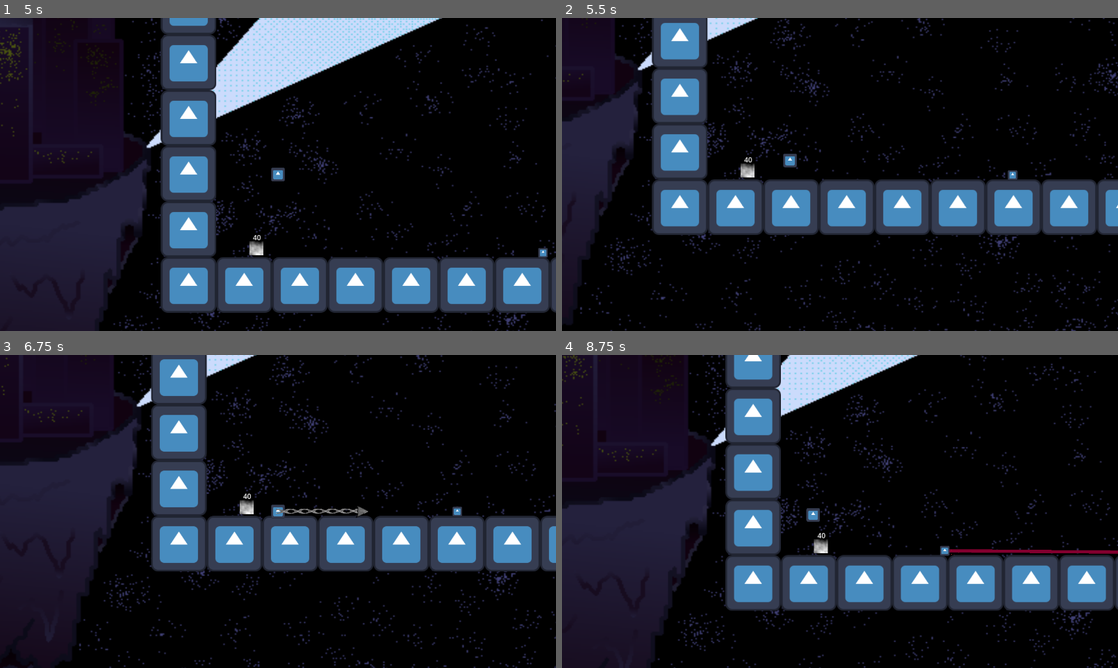
Above: before the commit, frames 1-4 (two rows, left to right).
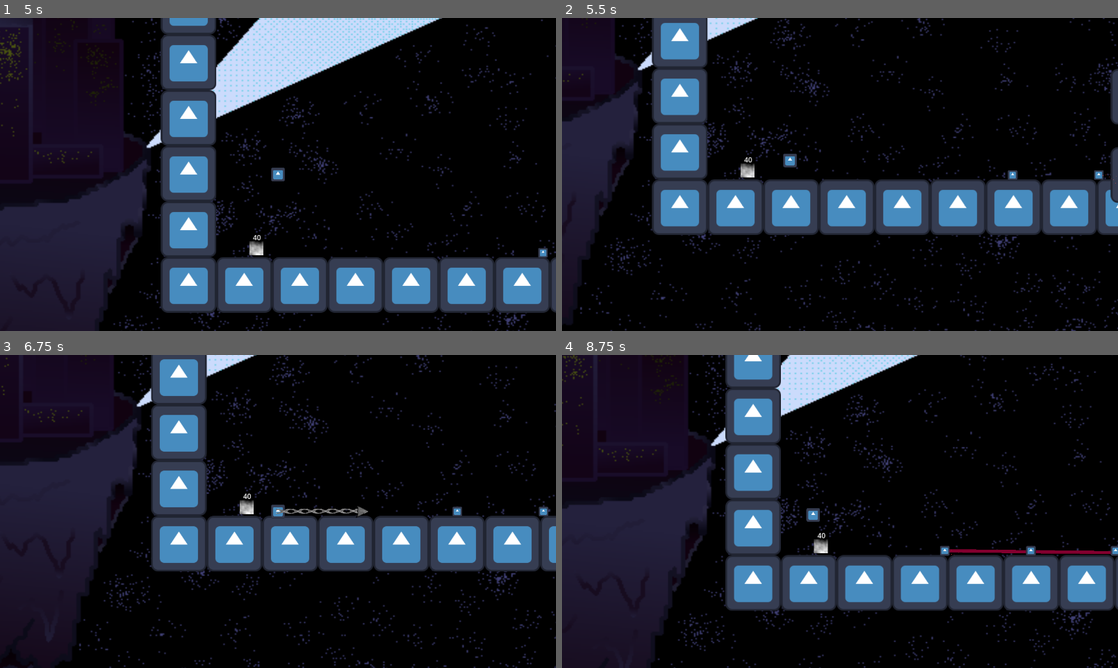
Above: after the commit, the same moments.

Repository: bsu-cs315/Dont-Catch-Your_Breath
Game: Godot game, scene res://menus/menu.tscn
Two runs of this game, one before a commit and one after it. Both use one fixed random seed, a clock stepped at 60 frames per second and the inputs below. The engine's default icon, where the game draws it, is replaced by a stand-in: a white triangle on a blue panel in a dark square.
Inputs (mouse positions are in pixels of both pictures, inside the frame that each line leads up to):
- Up to frame 1 (5 s): click "play" at 0.5 s; click "play" at 1.25 s; tap Enter at 2 s; move the mouse to (400, 158) at 2.02 s; hold Right (ui_right) 2.03-3.53 s; tap Up (jump) at 2.1, 2.27, 2.57, 3.02, 3.05, 3.32, 3.6, 4.52, 4.55, 4.82 s; click (400, 158) at 2.17 s; move the mouse to (166, 190) at 2.77 s; click (166, 190) at 2.85 s; move the mouse to (333, 105) at 3.52 s; hold Left (ui_left) 3.53-4.28 s; move the mouse to (250, 237) at 4.27 s; hold Right (ui_right) from 4.28 s (still down); click (250, 237) at 4.35 s
- Up to frame 2 (5.5 s): keep holding Right (ui_right); move the mouse to (1006, 221) at 5.02 s; tap Up (jump) at 5.1, 5.27 s
- Up to frame 3 (6.75 s): tap Up (jump) at 5.57, 6.02, 6.05, 6.32, 6.6 s; move the mouse to (111, 464) at 5.77 s; release Right (ui_right) at 5.78 s; hold Left (ui_left) 5.78-6.53 s; click (111, 464) at 5.85 s; move the mouse to (305, 511) at 6.52 s; hold Right (ui_right) from 6.53 s (still down); click (305, 511) at 6.67 s
- Up to frame 4 (8.75 s): move the mouse to (756, 433) at 7.27 s; release Right (ui_right) at 7.28 s; hold Left (ui_left) from 7.28 s (still down); click (756, 433) at 7.35 s; tap Up (jump) at 7.52, 7.55, 7.82, 8.1, 8.27, 8.57 s; move the mouse to (962, 495) at 8.02 s

Frame 1 is identical in both runs. In frame 2, 0.5% of the frame differs, in the area x 95-100%, y 16-60%; in frame 3, less than 0.1%; in frame 4, 0.2%.

Commit message:
Add phrogs with varied jumps and blufferflies

Diff:
--- /dev/null
+++ b/blufferfly.tscn
@@ -0,0 +1,20 @@
+[gd_scene load_steps=4 format=3 uid="uid://bg1xy8jposv1"]
+
+[ext_resource type="Texture2D" uid="uid://bjdk2qfb54ptd" path="res://icon.svg" id="1_fsbvb"]
+
+[sub_resource type="RectangleShape2D" id="RectangleShape2D_j8de1"]
+
+[sub_resource type="RectangleShape2D" id="RectangleShape2D_pt4dr"]
+
+[node name="blufferfly" type="CharacterBody2D"]
+
+[node name="CollisionShape2D" type="CollisionShape2D" parent="."]
+shape = SubResource("RectangleShape2D_j8de1")
+
+[node name="Sprite2D" type="Sprite2D" parent="."]
+texture = ExtResource("1_fsbvb")
+
+[node name="Area2D" type="Area2D" parent="."]
+
+[node name="CollisionShape2D" type="CollisionShape2D" parent="Area2D"]
+shape = SubResource("RectangleShape2D_pt4dr")
--- a/enemies/laser_beam.gd
+++ b/enemies/laser_beam.gd
@@ -30,7 +30,6 @@
 				$laser_position.laser_swipe(cast_point)
 				set_is_already_casting(true)
 	if updatable == true:
-		print ($laser_position.position)
 		$line.points[1] = $laser_position.position
 	else:
 		$line.points[1] = Vector2.ZERO
--- a/enemies/laser_shooter.gd
+++ b/enemies/laser_shooter.gd
@@ -4,6 +4,5 @@
 
 func begin_laser_cycle():
 	while true:
-		print("what of it")
 		$laser.fire_laser()
 		await get_tree().create_timer(6.0).timeout
--- /dev/null
+++ b/enemies/phrog.gd
@@ -0,0 +1,53 @@
+extends CharacterBody2D
+
+const SPEED = -100.0
+const JUMP_VELOCITY = -700.0
+
+var jumping := false
+
+# Get the gravity from the project settings to be synced with RigidBody nodes.
+var gravity = ProjectSettings.get_setting("physics/2d/default_gravity")
+
+
+func _physics_process(delta):
+	# Add the gravity.
+	if not is_on_floor():
+		velocity.y += gravity * delta
+
+	if jumping == true:
+		velocity.x = SPEED
+
+	if is_on_floor():
+		jumping = false
+		velocity.x = 0
+
+	if randf() > .99 and is_on_floor():
+		var random_jump = randf()
+		var random_speed = randf()
+		if random_jump <= .33:
+			velocity.y = JUMP_VELOCITY*.75
+		elif random_jump >= .66:
+			velocity.y = JUMP_VELOCITY*1.5
+		else:
+			velocity.y = JUMP_VELOCITY*1
+
+
+		if random_speed <= .33:
+			print("small")
+		elif random_speed >= .66:
+			print("large")
+		else:
+			print("medium")
+
+
+		jumping = true
+	move_and_slide()
+
+func _on_area_2d_body_entered(body):
+
+	if body.is_in_group("player"):
+		body.game_over()
+	if body.is_in_group("hook"):
+		$death.play()
+		await get_tree().create_timer(.1).timeout
+		queue_free()
--- /dev/null
+++ b/enemies/phrog.tscn
@@ -0,0 +1,24 @@
+[gd_scene load_steps=5 format=3 uid="uid://cns8enpghq0ag"]
+
+[ext_resource type="Script" path="res://enemies/phrog.gd" id="1_xvlpr"]
+[ext_resource type="Texture2D" uid="uid://bjdk2qfb54ptd" path="res://icon.svg" id="2_brjx7"]
+
+[sub_resource type="RectangleShape2D" id="RectangleShape2D_sq3ux"]
+
+[sub_resource type="RectangleShape2D" id="RectangleShape2D_7iy4s"]
+
+[node name="phrog" type="CharacterBody2D"]
+script = ExtResource("1_xvlpr")
+
+[node name="collision" type="CollisionShape2D" parent="."]
+shape = SubResource("RectangleShape2D_sq3ux")
+
+[node name="sprite" type="Sprite2D" parent="."]
+texture = ExtResource("2_brjx7")
+
+[node name="area" type="Area2D" parent="."]
+
+[node name="collision" type="CollisionShape2D" parent="area"]
+shape = SubResource("RectangleShape2D_7iy4s")
+
+[node name="death" type="AudioStreamPlayer2D" parent="."]
--- a/objects/spawner.gd
+++ b/objects/spawner.gd
@@ -1,12 +1,13 @@
 extends Node2D
 
 
-@export var enemy_number = 1
+@export var enemy_number = 20
 var pressure = 0
 
 
 @export var enemy_types : Array[String] = [
-	"res://enemies/penguin.tscn"
+	"res://enemies/penguin.tscn",
+	"res://enemies/phrog.tscn"
 ]
 
 
--- a/objects/spawner.tscn
+++ b/objects/spawner.tscn
@@ -1,6 +1,7 @@
-[gd_scene load_steps=3 format=3 uid="uid://do0vhjq2lm32g"]
+[gd_scene load_steps=4 format=3 uid="uid://do0vhjq2lm32g"]
 
 [ext_resource type="Script" path="res://objects/spawner.gd" id="1_2j0h4"]
+[ext_resource type="Texture2D" uid="uid://bjdk2qfb54ptd" path="res://icon.svg" id="2_vwm12"]
 [ext_resource type="AudioStream" uid="uid://dnagd7ayt54kr" path="res://menus/start.wav" id="2_w5ya3"]
 
 [node name="spawner" type="Node2D"]
@@ -9,6 +10,7 @@
 [node name="enemies" type="Node" parent="."]
 
 [node name="sprite" type="Sprite2D" parent="."]
+texture = ExtResource("2_vwm12")
 
 [node name="enemy_counter_label" type="Label" parent="."]
 offset_right = 40.0
--- /dev/null
+++ b/phrog.gd
@@ -0,0 +1,36 @@
+extends CharacterBody2D00.0
+
+var jumping := false
+
+
+const SPEED = -100.0
+const JUMP_VELOCITY = -7
+# Get the gravity from the project settings to be synced with RigidBody nodes.
+var gravity = ProjectSettings.get_setting("physics/2d/default_gravity")
+
+
+func _physics_process(delta):
+	# Add the gravity.
+	if not is_on_floor():
+		velocity.y += gravity * delta
+
+	if jumping == true:
+		velocity.x = SPEED
+
+	if is_on_floor():
+		jumping = false
+		velocity.x = 0
+
+	if randf() > .99 and is_on_floor():
+		velocity.y = JUMP_VELOCITY
+		jumping = true
+	move_and_slide()
+
+func _on_area_2d_body_entered(body):
+
+	if body.is_in_group("player"):
+		body.game_over()
+	if body.is_in_group("hook"):
+		$death.play()
+		await get_tree().create_timer(.1).timeout
+		queue_free()
